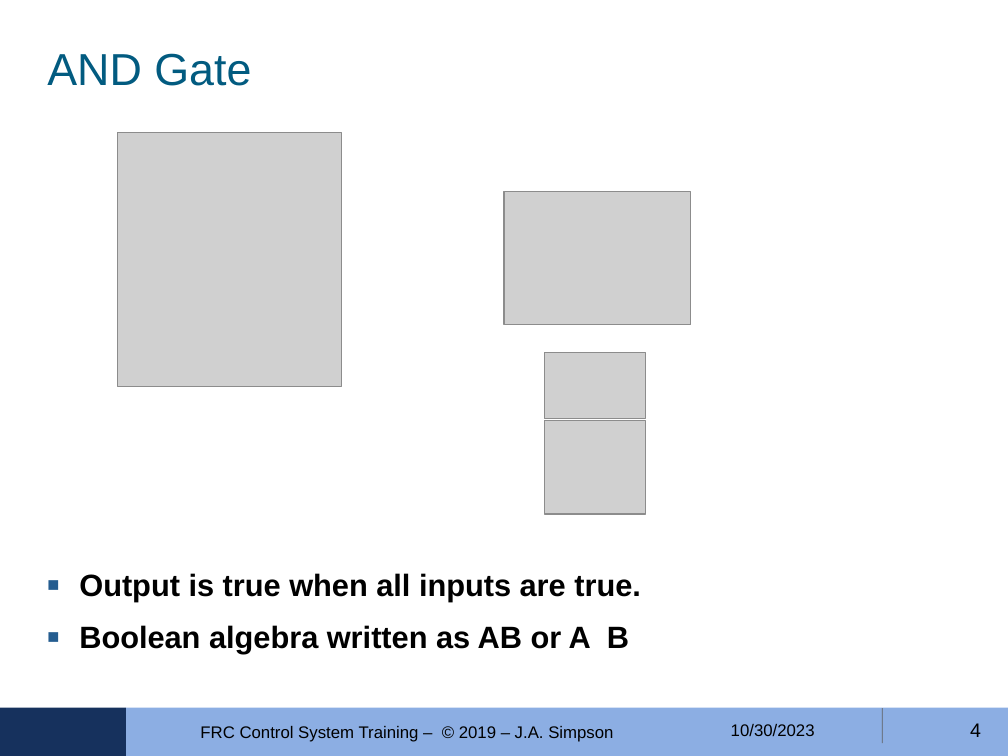
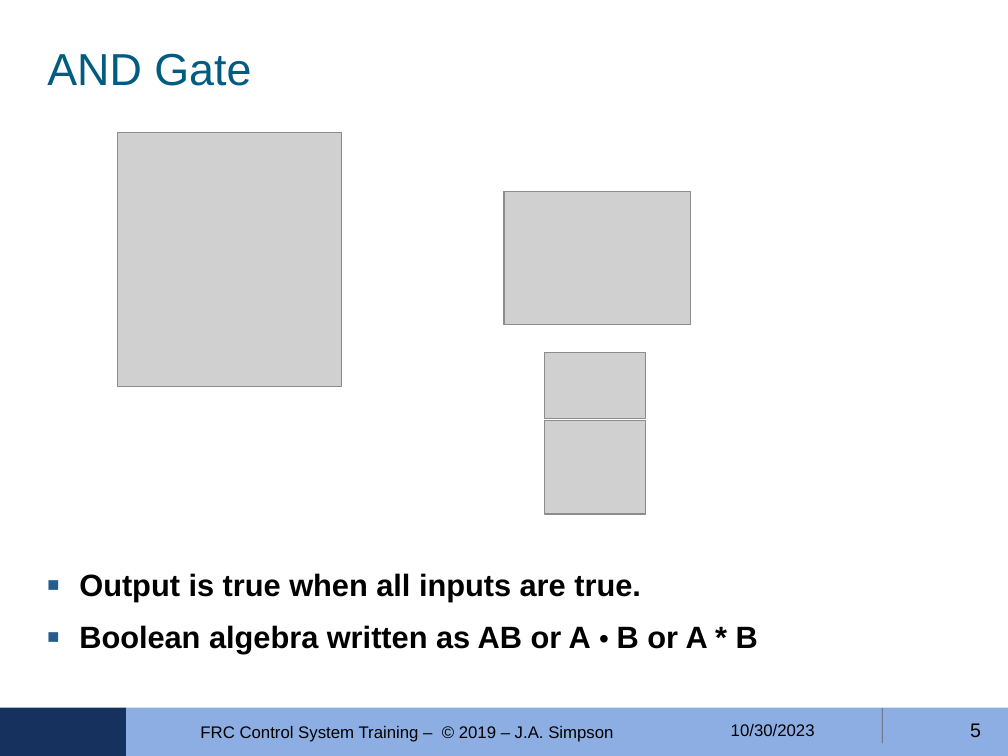
Before and after one commit to FRobotics/2023-RobotCode, a slide deck: slide 5 of Training/ControlLogic-04/FRC-4150-Ctrls-Training-MODULE-04--2023-10-30.odp (slide 4 before the commit). Drawn at 1008x756 pixels with LibreOffice and Linux fonts; fonts in the diff are those of the drawing; grey boxes stand for pictures; background and template pictures are left out. Boxes give left, top, right and bottom in pixels: in the first picture for what was removed or moved away, otherwise in the second. Text is boxed around its words. In the diff, an @@ line names an element or a change of style, - is before the commit and + after.

```diff
--- a/Training/ControlLogic-04/FRC-4150-Ctrls-Training-MODULE-04--2023-10-30.odp
+++ b/Training/ControlLogic-04/FRC-4150-Ctrls-Training-MODULE-04--2023-10-30.odp
@@ text at bbox=[79, 625, 758, 654]: text changed @@
-■ Boolean algebra written as AB or A B
+■ Boolean algebra written as AB or A • B or A * B
@@ page number at bbox=[970, 723, 981, 738]: text changed @@
-4
+5
```
Also in this commit, not shown: 4 other slides changed, 4 slides added, 3 other files.
